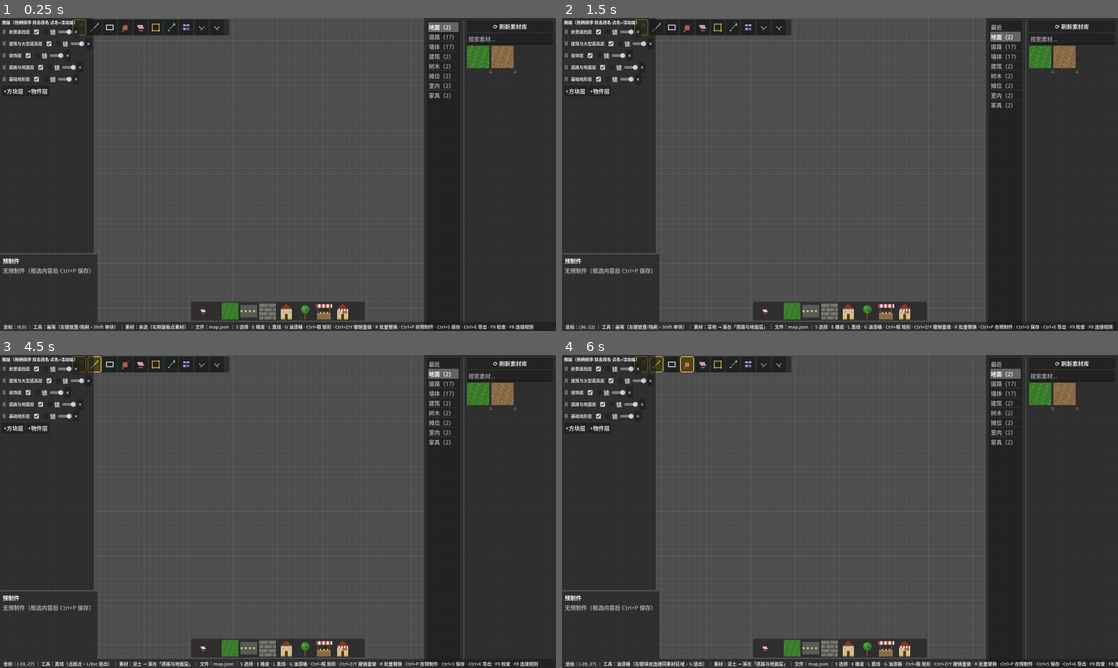
Above: before the commit, frames 1-4 (two rows, left to right).
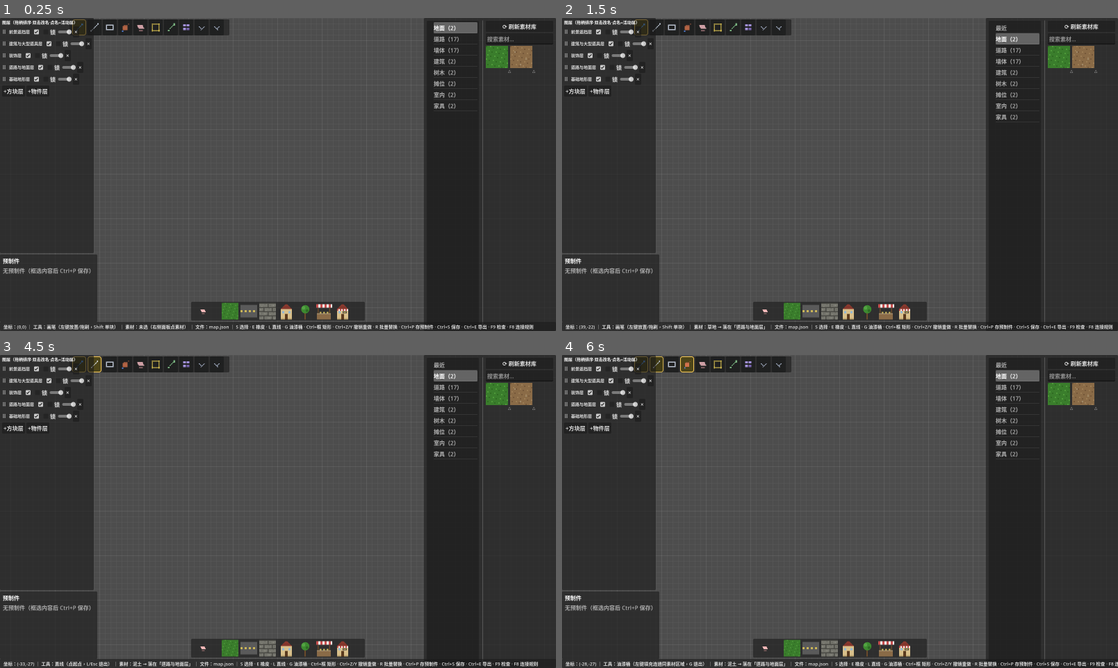
Above: after the commit, the same moments.

Repository: Xeehho/tilemason
Game: Godot game, scene res://scenes/main.tscn
The game is run twice, just before and just after one commit, with the same random seed, the same clock (stepped at 60 frames per second) and the same inputs.
Inputs (mouse positions are in pixels of both pictures, inside the frame that each line leads up to):
- Up to frame 1 (0.25 s): no input
- Up to frame 2 (1.5 s): click "⟳ 刷新素材库" at 0.5 s; click "△" at 1.25 s
- Up to frame 3 (4.5 s): click "△" at 2 s; click "△" at 2.75 s; click (77, 364) at 3.52 s; click (94, 364) at 4.27 s
- Up to frame 4 (6 s): click (673, 364) at 5.02 s; click (684, 364) at 5.77 s

The runs differ from the first frame. In frame 1, 1.9% of the frame differs, in the area x 77-97%, y 0-98%; in frame 2, 2.0%, in the area x 3-97%, y 0-100%; in frame 3, 2.0%; in frame 4, 2.0%.

Commit message:
feat: 长安素材智能导入与素材面板三层树菜单（用户反馈）
- 新增 tools/import_material.gd 智能导入：扫 C:/Learn/material/
  scaled/<区域>/<板块>/*.png（1071 件、18 区域实测），自动拷入
  assets/packs/长安素材/（gitignore 不入库），pack.json 程序化
  生成——外层命名=抠图文件夹的父级文件夹名（区域名，如「东宫1」），
  group=「区域/板块」三层路径，name 去序号前缀；data/ 图集底稿
  与 automap 特殊图自动跳过；重复运行覆盖更新
- AssetLibrary 透传 group 字段（清单三层路径）
- 素材面板 ItemList → Tree 三层菜单：虚拟分类（最近/★收藏/
  #标签）置顶；group 素材按「区域（默认折叠）→板块（叶）」树形
  展示，点板块显示该板素材；原九类平铺（仅无 group 素材，防
  重复）；选中态跨刷新保持；搜索在当前板块/分类内过滤
- 冒烟实测素材 1117 项（demo 46 + 长安 1071）全部入库
- 验证：check-only 全 0、素材探针 20/20、冒烟通过、截图像素
  9/9、面板树 28 文本行段渲染取证 PASS；python 长补丁拆三段执行
  （单段 heredoc 截断教训）

Co-authored-by: GLM <noreply@z.ai>

Diff:
--- a/src/assets/asset_library.gd
+++ b/src/assets/asset_library.gd
@@ -155,6 +155,7 @@
 		"category": category,
 		"anchor": anchor,
 		"connections": (raw.get("connections", []) as Array).duplicate(),
+		"group": str(raw.get("group", "")), # 三层菜单路径（如「东宫1/核心建筑板」，空=按分类平铺）
 	}
 	# cells 缺省按 PNG 实际尺寸 / 网格推导（48px→3×3）；清单显式声明优先
 	if raw.has("cells"):
--- a/src/ui/asset_panel.gd
+++ b/src/ui/asset_panel.gd
@@ -17,7 +17,7 @@
 }
 
 var _library: AssetLibrary
-var _category_list: ItemList
+var _category_list: Tree # 三层菜单树（虚拟分类置顶+group 树+原分类）
 var _grid: GridContainer
 var _empty_hint: Label
 var _selected: TextureButton
@@ -63,10 +63,12 @@
 	hbox.set_anchors_preset(Control.PRESET_FULL_RECT)
 	margin.add_child(hbox)
 
-	_category_list = ItemList.new()
-	_category_list.custom_minimum_size = Vector2(96, 0)
+	_category_list = Tree.new()
+	_category_list.custom_minimum_size = Vector2(150, 0)
 	_category_list.size_flags_vertical = Control.SIZE_EXPAND_FILL
-	_category_list.item_selected.connect(_on_category_selected)
+	_category_list.hide_root = true
+	_category_list.scroll_horizontal_enabled = false
+	_category_list.item_selected.connect(_on_tree_selected)
 	hbox.add_child(_category_list)
 
 	var sep := VSeparator.new() # 分类与缩略图区的视觉分隔
@@ -114,45 +116,91 @@
 
 ## 分类列表：虚拟分类（最近/★收藏）置顶，其后按固定顺序列实际分类；重入选中保持
 func _rebuild_category_list() -> void:
-	var selected_meta := ""
-	if _category_list.item_count > 0 and _category_list.get_selected_items().size() > 0:
-		selected_meta = str(_category_list.get_item_metadata(_category_list.get_selected_items()[0]))
+	var selected_meta := _selected_meta()
 	_category_list.clear()
+	var root := _category_list.create_item()
 	if not _recent_ids.is_empty():
-		_category_list.add_item("最近")
-		_category_list.set_item_metadata(_category_list.item_count - 1, "__recent")
+		_add_leaf(root, "最近", "__recent")
 	if not _favorite_ids.is_empty():
-		_category_list.add_item("★收藏")
-		_category_list.set_item_metadata(_category_list.item_count - 1, "__fav")
-	for tag in _tag_ids.keys(): # 标签虚拟分类（每个标签一条）
-		_category_list.add_item("#%s" % str(tag))
-		_category_list.set_item_metadata(_category_list.item_count - 1, "__tag:" + str(tag))
+		_add_leaf(root, "★收藏", "__fav")
+	for tag in _tag_ids.keys():
+		_add_leaf(root, "#%s" % str(tag), "__tag:" + str(tag))
+	# group 三层树：外层（区域=抠图文件夹父级名）→ 板块（叶=选中显示素材）
+	var group_roots := {}
+	var boards := {}
+	for asset in (_library.get_assets() if _library != null else []):
+		var a := asset as Dictionary
+		var group := str(a.get("group", ""))
+		if group.is_empty():
+			continue
+		var parts := group.split("/", true, 1)
+		var outer := parts[0]
+		var board := parts[1] if parts.size() > 1 else outer
+		if not group_roots.has(outer):
+			var item := _category_list.create_item(root)
+			item.set_text(0, outer)
+			item.set_collapsed(true)
+			group_roots[outer] = item
+		if not boards.has(group):
+			var leaf := _category_list.create_item(group_roots[outer])
+			leaf.set_text(0, board)
+			leaf.set_metadata(0, "__group:" + group)
+			boards[group] = leaf
+	# 原分类平铺（无 group 的素材）
 	var categories: Array = _library.get_categories() if _library != null else []
-	if categories.is_empty() and _recent_ids.is_empty() and _favorite_ids.is_empty() and _tag_ids.is_empty():
-		_empty_hint.text = "未找到素材包\n可将自己的素材包放入\nassets/packs/ 目录"
+	if categories.is_empty() and _recent_ids.is_empty() and _favorite_ids.is_empty() and _tag_ids.is_empty() and group_roots.is_empty():
+		_empty_hint.text = "未找到素材包，可将自己的素材包放入 assets/packs/ 目录"
 		_empty_hint.visible = true
 		return
 	for category in categories:
-		var count := _library.get_assets_by_category(str(category)).size()
+		var all := _library.get_assets_by_category(str(category))
+		var plain := 0
+		for a in all:
+			if str((a as Dictionary).get("group", "")).is_empty():
+				plain += 1
+		if plain == 0 and not group_roots.is_empty():
+			continue
 		var label := str(CATEGORY_NAMES.get(str(category), str(category)))
-		if count > 0:
-			label += "（%d）" % count
-		_category_list.add_item(label)
-		_category_list.set_item_metadata(_category_list.item_count - 1, str(category))
-	for i in _category_list.item_count: # 恢复选中；原选中不存在则选第一项
-		if str(_category_list.get_item_metadata(i)) == selected_meta:
-			_category_list.select(i)
-			_on_category_selected(i)
-			return
-	_category_list.select(0)
-	_category_list.item_selected.emit(0)
-
-## 搜索词变化：重刷当前分类网格
-func _on_search_changed() -> void:
-	if _category_list.get_selected_items().size() > 0:
-		_on_category_selected(_category_list.get_selected_items()[0])
-
-## 外部注入最近使用清单（虚拟分类「最近」内容）
+		if plain > 0:
+			label += "（%d）" % plain
+		_add_leaf(root, label, str(category))
+	if selected_meta != "" and _select_by_meta(root, selected_meta):
+		return
+	var first := root.get_first_child()
+	if first != null:
+		first.select(0)
+
+func _add_leaf(parent: TreeItem, label: String, meta: String) -> TreeItem:
+	var item := _category_list.create_item(parent)
+	item.set_text(0, label)
+	item.set_metadata(0, meta)
+	return item
+
+func _selected_meta() -> String:
+	var sel := _category_list.get_selected()
+	return str(sel.get_metadata(0)) if sel != null else ""
+
+func _select_by_meta(from: TreeItem, meta: String) -> bool:
+	var item := from.get_first_child()
+	while item != null:
+		if str(item.get_metadata(0)) == meta and item.get_first_child() == null:
+			item.select(0)
+			return true
+		if _select_by_meta(item, meta):
+			return true
+		item = item.get_next()
+	return false
+
+## Tree 选中：转发到统一分类处理（meta 字符串与旧 index 版语义对齐）
+func _on_tree_selected() -> void:
+	var sel := _category_list.get_selected()
+	if sel == null:
+		return
+	var meta := str(sel.get_metadata(0))
+	if meta.is_empty(): # 区域父节点：展开由 Tree 自理，不切素材
+		return
+	_on_category_selected(meta)
+
 func set_recent(ids: Array) -> void:
 	_recent_ids = ids.duplicate()
 	_rebuild_category_list()
@@ -167,17 +215,16 @@
 	_favorite_ids = ids.duplicate()
 	_rebuild_category_list()
 
-func _on_category_selected(index: int) -> void:
+func _on_category_selected(meta: String) -> void:
 	if _selected != null:
 		_selected.modulate = Color.WHITE
 		_selected = null
 	for child in _grid.get_children():
 		child.queue_free()
 	_buttons.clear()
-	var category := str(_category_list.get_item_metadata(index))
+	var category := meta
 	var assets: Array
 	if category == "__recent" or category == "__fav" or category.begins_with("__tag:"):
-		# 虚拟分类：按记录顺序映射素材（失效 id 过滤）
 		var ids: Array
 		if category == "__recent":
 			ids = _recent_ids
@@ -185,26 +232,42 @@
 			ids = _favorite_ids
 		else:
 			ids = _tag_ids.get(category.substr("__tag:".length()), [])
+		var vlist := []
 		for id in ids:
 			var asset := _library.get_asset(str(id))
 			if not asset.is_empty():
-				assets.append(asset)
+				vlist.append(asset)
+		assets = vlist
+	elif category.begins_with("__group:"):
+		var want := category.substr("__group:".length())
+		for a in _library.get_assets():
+			if str((a as Dictionary).get("group", "")) == want:
+				assets.append(a)
 	else:
-		assets = _library.get_assets_by_category(category)
-	# 搜索过滤（§6.1）：按名称/素材 id 包含匹配，虚拟分类同样生效
+		var raw := _library.get_assets_by_category(category)
+		for a in raw:
+			if str((a as Dictionary).get("group", "")).is_empty():
+				assets.append(a)
+	# 搜索过滤（当前分类内按名称/id 匹配）
 	var keyword := _search_box.text.strip_edges().to_lower()
 	if not keyword.is_empty():
-		var filtered := []
+		var klist := []
 		for asset in assets:
 			var name_l := str((asset as Dictionary)["name"]).to_lower()
 			if name_l.find(keyword) >= 0 or str((asset as Dictionary)["id"]).to_lower().find(keyword) >= 0:
-				filtered.append(asset)
-		assets = filtered
+				klist.append(asset)
+		assets = klist
 	_empty_hint.visible = assets.is_empty()
 	for asset in assets:
 		var btn := _make_thumb_button(asset as Dictionary)
 		_buttons[str((asset as Dictionary)["id"])] = btn
 		_grid.add_child(btn)
+
+## 搜索词变化：重刷当前选中节点内容
+func _on_search_changed() -> void:
+	var sel := _category_list.get_selected()
+	if sel != null:
+		_on_category_selected(str(sel.get_metadata(0)))
 
 func _make_thumb_button(asset: Dictionary) -> TextureButton:
 	var asset_id := str(asset["id"])
--- /dev/null
+++ b/tools/import_material.gd
@@ -0,0 +1,71 @@
+extends SceneTree
+## [TileMason] 外部素材智能导入：扫 C:/Learn/material/scaled/<区域>/<板块>/*.png
+## 自动建包 assets/packs/长安素材/（props/<区域>/<板块>/，pack.json 含 group 三层路径）
+## 外层命名=抠图文件夹的父级文件夹名（区域名），如「东宫1/东宫核心建筑板」（用户约定）
+## data/ 底稿目录跳过；文件拷贝（原素材不动）；重复运行覆盖更新
+## 运行：godot --headless --path . --script res://tools/import_material.gd
+
+const SRC_ROOT := "C:/Learn/material/scaled"
+const PACK_DIR := "res://assets/packs/长安素材"
+const DEFAULT_CATEGORY := "building" ## 长安素材以建筑/大型物件为主（底边中心锚），散件同路由到建筑层
+
+func _init() -> void:
+	print("[TileMason] 智能导入开始：%s" % SRC_ROOT)
+	if not DirAccess.dir_exists_absolute(SRC_ROOT):
+		print("[TileMason] 源目录不存在，退出")
+		quit(1)
+		return
+	var assets := []
+	var copied := 0
+	var regions := 0
+	var dir := DirAccess.open(SRC_ROOT)
+	dir.list_dir_begin()
+	var region := dir.get_next()
+	while not region.is_empty():
+		if dir.current_is_dir() and not region.begins_with("."):
+			regions += 1
+			copied += _import_region(str(region), assets)
+		region = dir.get_next()
+	dir.list_dir_end()
+	# 写清单（group=区域/板块 三层路径；name=文件名去序号前缀）
+	var f := FileAccess.open(PACK_DIR + "/pack.json", FileAccess.WRITE)
+	f.store_string(JSON.stringify({"name": "长安素材", "assets": assets}, "\t"))
+	f = null
+	print("[TileMason] 智能导入完成：%d 区域、%d 件素材 → %s（点素材面板「⟳ 刷新」即可使用）" % [regions, copied, PACK_DIR])
+	quit(0)
+
+## 导入单个区域：遍历其下板块文件夹（=抠图文件夹），PNG 拷入包内并登记
+func _import_region(region: String, assets: Array) -> int:
+	var count := 0
+	var rdir := DirAccess.open(SRC_ROOT + "/" + region)
+	rdir.list_dir_begin()
+	var board := rdir.get_next()
+	while not board.is_empty():
+		if rdir.current_is_dir() and not board.begins_with("."):
+			var board_dir := SRC_ROOT + "/" + region + "/" + board
+			var rel_dir := "props/" + region + "/" + board
+			DirAccess.make_dir_recursive_absolute(ProjectSettings.globalize_path(PACK_DIR + "/" + rel_dir))
+			var bdir := DirAccess.open(board_dir)
+			bdir.list_dir_begin()
+			var file := bdir.get_next()
+			while not file.is_empty():
+				if str(file).to_lower().ends_with(".png"):
+					var dst := PACK_DIR + "/" + rel_dir + "/" + str(file)
+					DirAccess.copy_absolute(board_dir + "/" + str(file), ProjectSettings.globalize_path(dst))
+					var display := str(file).get_basename()
+					var us := display.find("_")
+					if us > 0 and display.left(us).is_valid_int(): # 去序号前缀「00_」
+						display = display.substr(us + 1)
+					assets.append({
+						"file": rel_dir + "/" + str(file),
+						"name": display,
+						"category": DEFAULT_CATEGORY,
+						"group": region + "/" + str(board), # 三层菜单路径（外层=父文件夹名=区域）
+					})
+					count += 1
+				file = bdir.get_next()
+			bdir.list_dir_end()
+		board = rdir.get_next()
+	rdir.list_dir_end()
+	print("[TileMason] 区域「%s」：%d 件" % [region, count])
+	return count
Not shown, added: tools/import_material.gd.uid
